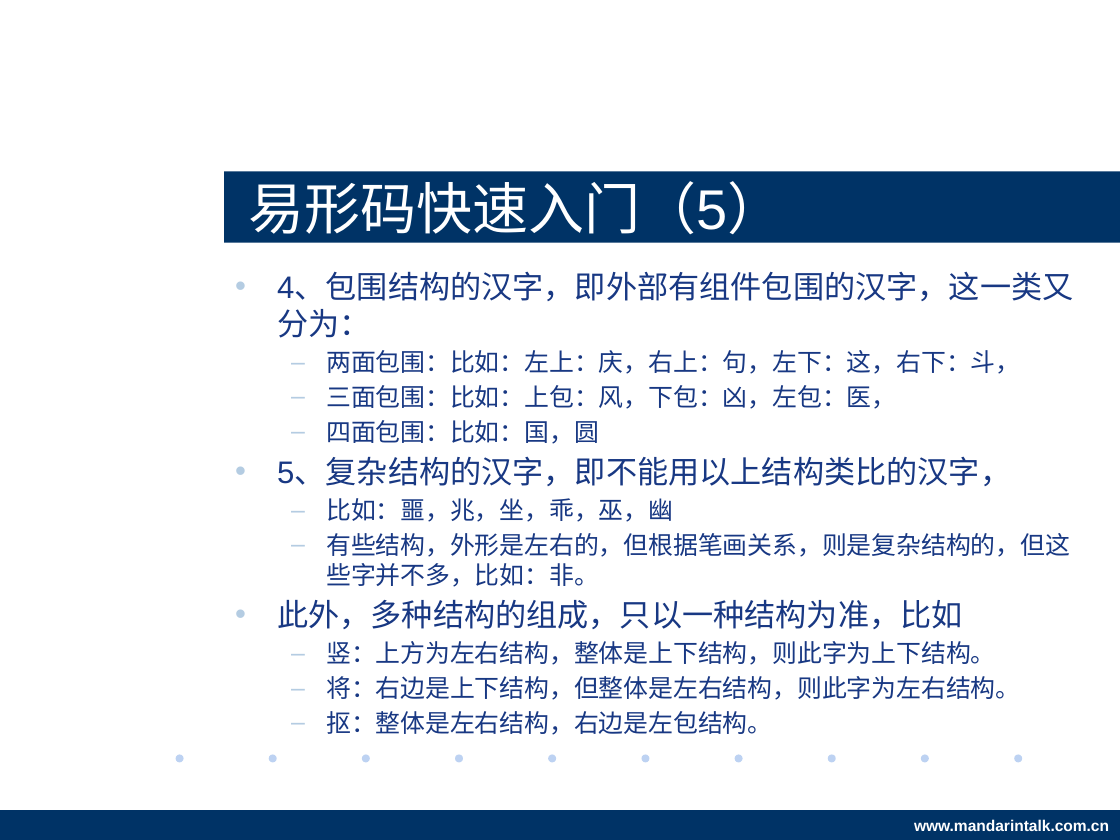
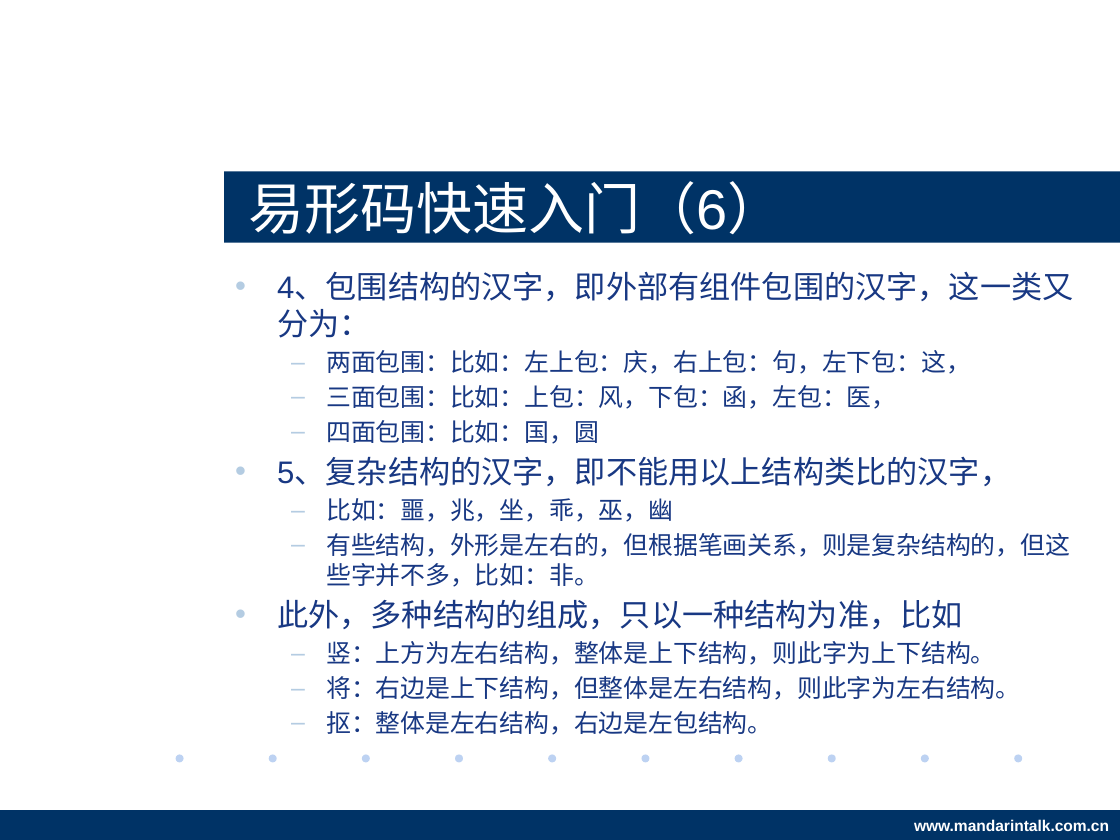
Before and after one commit to BardoQi/eShine, a slide deck: slide 20 of docs/project_summary.pptx (slide 19 before the commit). Drawn at 1120x840 pixels with LibreOffice and Linux fonts; fonts in the diff are those of the drawing; background and template pictures are left out. Boxes give left, top, right and bottom in pixels: in the first picture for what was removed or moved away, otherwise in the second. Text is boxed around its words. In the diff, an @@ line names an element or a change of style, - is before the commit and + after.

```diff
--- a/docs/project_summary.pptx
+++ b/docs/project_summary.pptx
@@ title at (248, 181, 783, 244): text changed @@
-易形码快速入门（5）
+易形码快速入门（6）
@@ text at (326, 350, 971, 409): text changed @@
-  – 两面包围：比如：左上：庆，右上：句，左下：这，右下：斗，
-  – 三面包围：比如：上包：风，下包：凶，左包：医，
+  – 两面包围：比如：左上包：庆，右上包：句，左下包：这，
+  – 三面包围：比如：上包：风，下包：函，左包：医，
```
Also in this commit, not shown: 11 other slides changed, 6 slides added.
